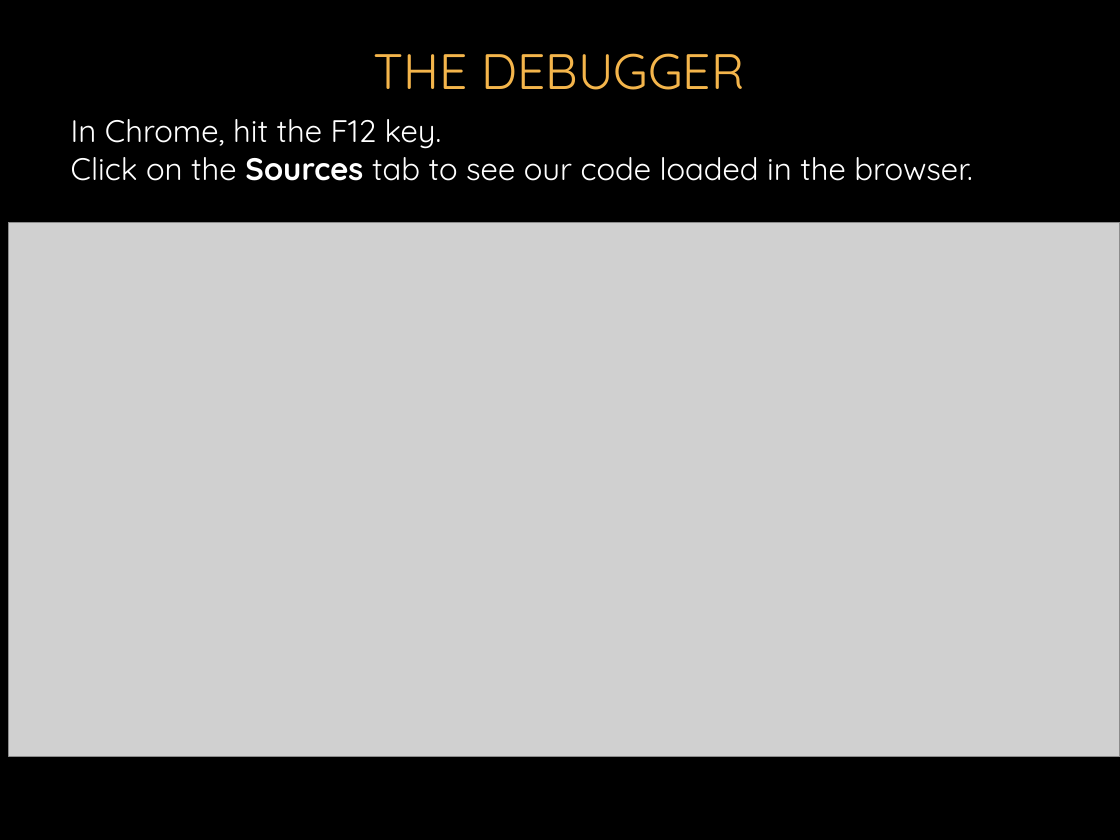
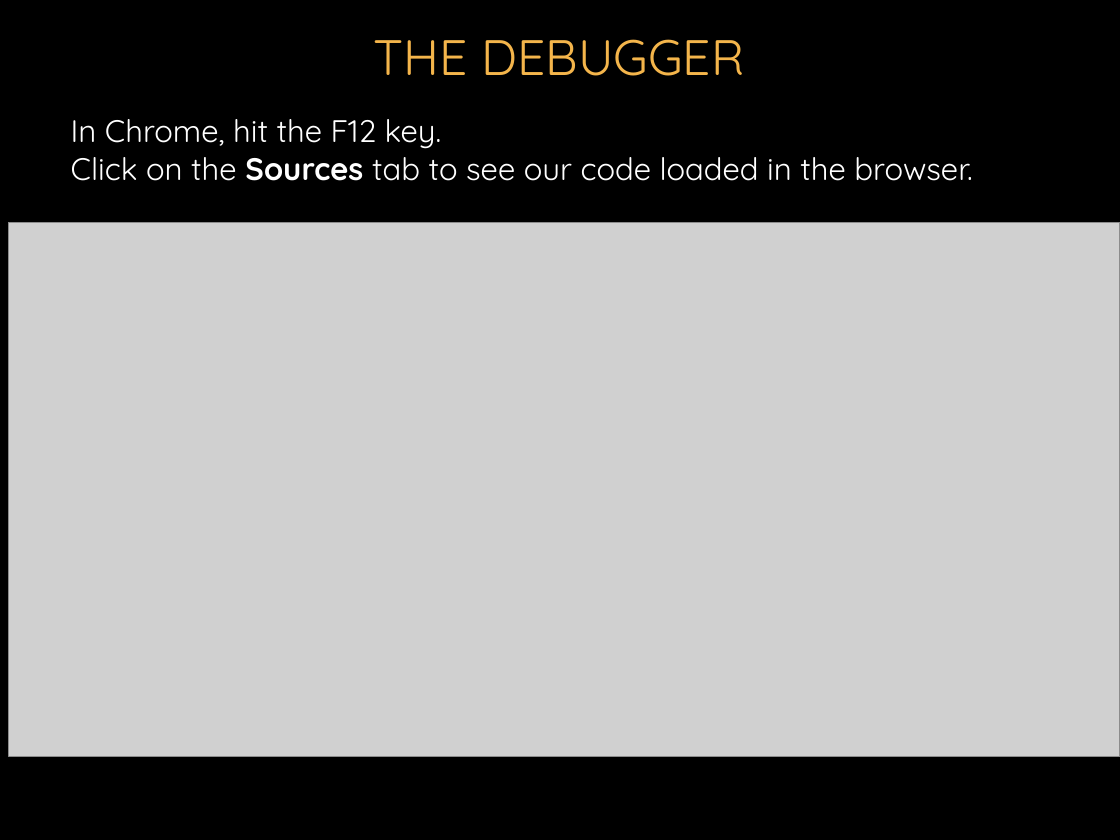
Before and after one commit to donfreiday/cpsc330-js, a slide deck: slide 36 of Javascript.pptx. Drawn at 1120x840 pixels with LibreOffice and Linux fonts; fonts in the diff are those of the drawing; grey boxes stand for pictures; background and template pictures are left out. Boxes give left, top, right and bottom in pixels: in the first picture for what was removed or moved away, otherwise in the second. Text is boxed around its words. In the diff, an @@ line names an element or a change of style, - is before the commit and + after.

```diff
--- a/Javascript.pptx
+++ b/Javascript.pptx
@@ title "THE DEBUGGER": place and size @@
-title "THE DEBUGGER" at (374, 53, 745, 90)
+title "THE DEBUGGER" at (374, 39, 745, 76)
```
Also in this commit, not shown: 5 other slides changed, 2 slides added.
